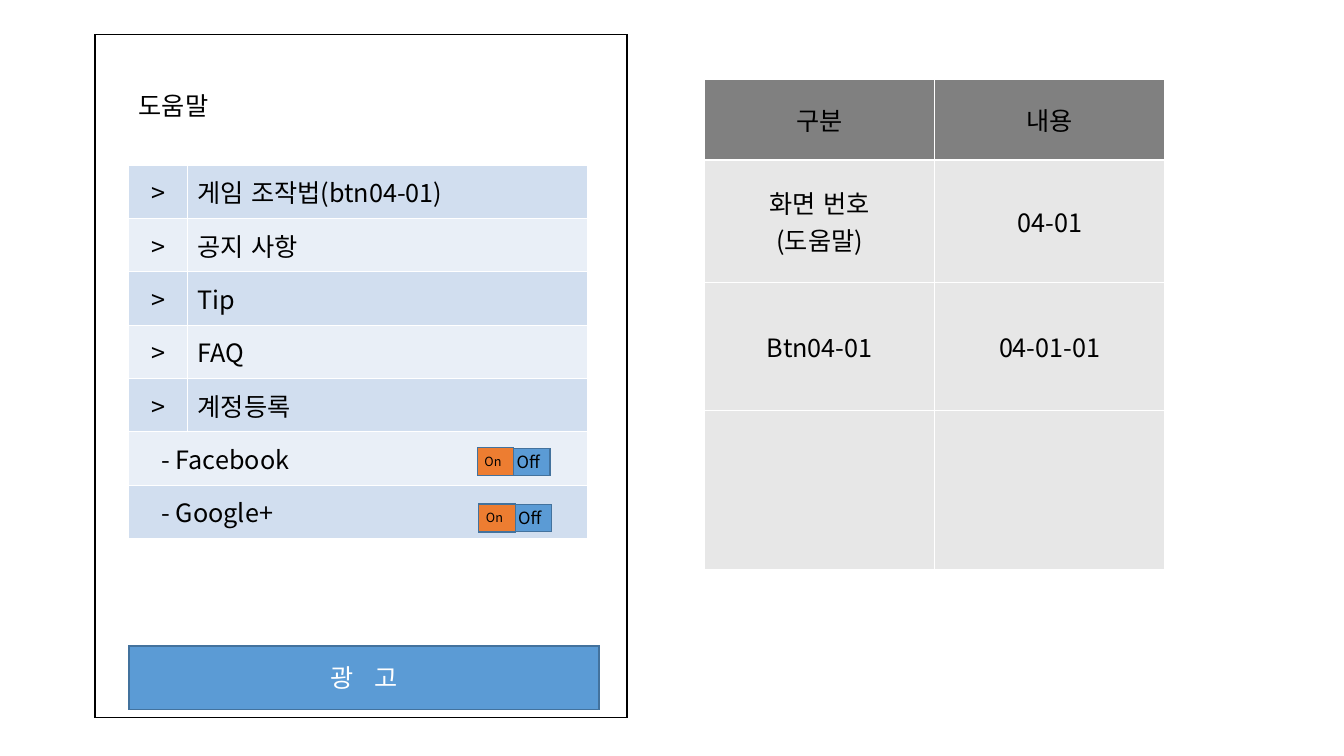
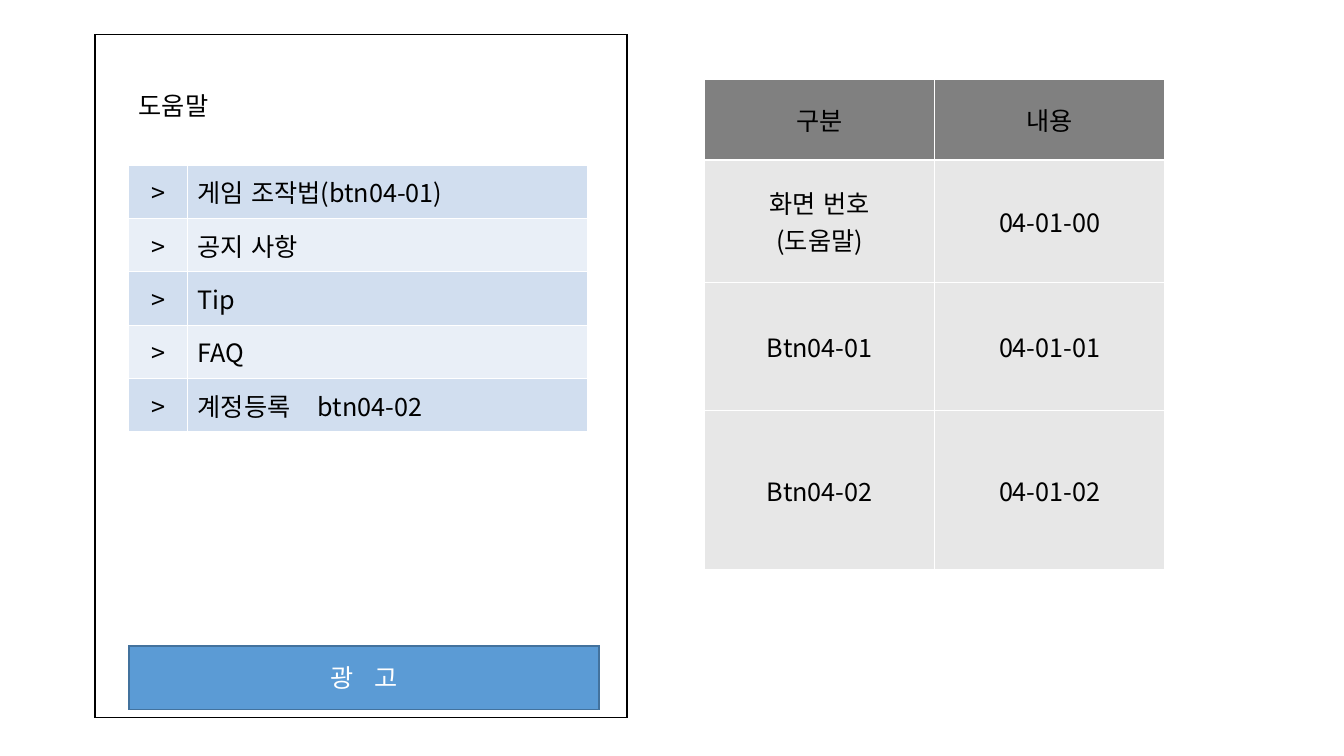
Before and after one commit to Maze-of-memories/origin, a slide deck: slide 5 of 화면정의서.pptx. Drawn at 1344x756 pixels with LibreOffice and Linux fonts; fonts in the diff are those of the drawing. Boxes give left, top, right and bottom in pixels: in the first picture for what was removed or moved away, otherwise in the second. Text is boxed around its words. In the diff, an @@ line names an element or a change of style, - is before the commit and + after.

```diff
--- a/화면정의서.pptx
+++ b/화면정의서.pptx
@@ table at (705,80,1165,570) @@
-row 2, column 2: 04-01
+row 2, column 2: 04-01-00
-row 4, column 1: 
+row 4, column 1: Btn04-02
-row 4, column 2: 
+row 4, column 2: 04-01-02
@@ table at (129,165,588,433) @@
-row 6: - Facebook | 
-row 7: - Google+ | 
@@ text added at (318,396,423,417), 18 pt, text #000000 @@
+btn04-02
@@ rectangle removed at (478,448,514,476) @@
@@ rectangle removed at (514,449,551,476) @@
@@ text removed at (484,456,501,466) @@
-On
@@ text removed at (517,454,540,468) @@
-Off
@@ rectangle removed at (479,504,515,532) @@
@@ rectangle removed at (515,505,552,532) @@
@@ text removed at (486,512,503,522) @@
-On
@@ text removed at (518,510,541,524) @@
-Off
```
Also in this commit, not shown: 1 other slide changed, 1 slide added, 10 other files.
